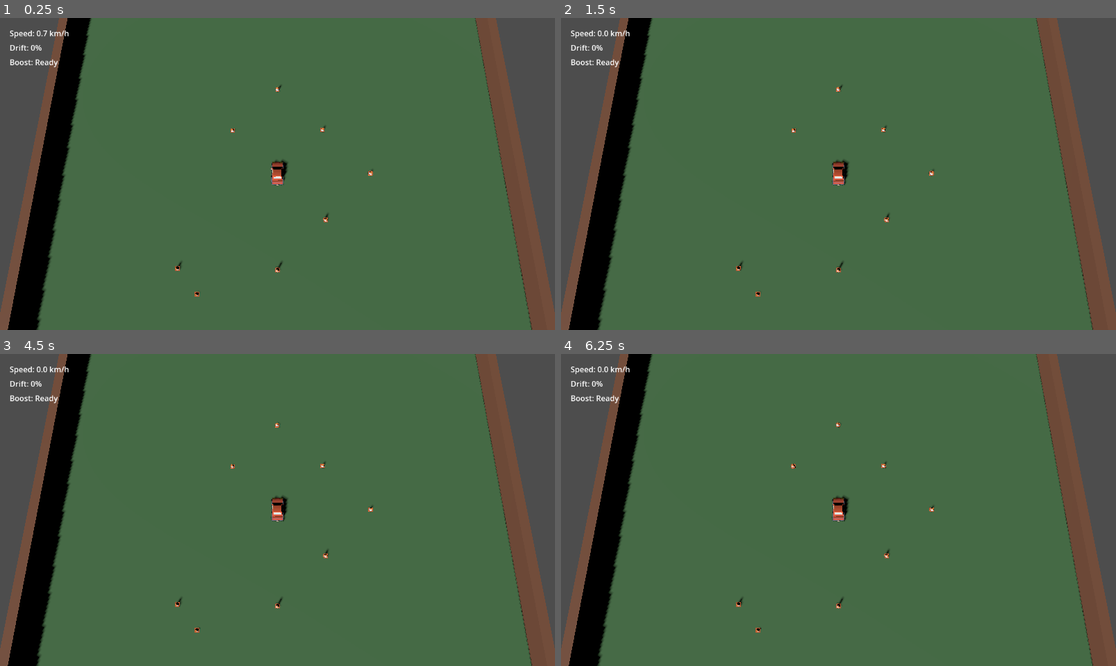
Above: before the commit, frames 1-4 (two rows, left to right).
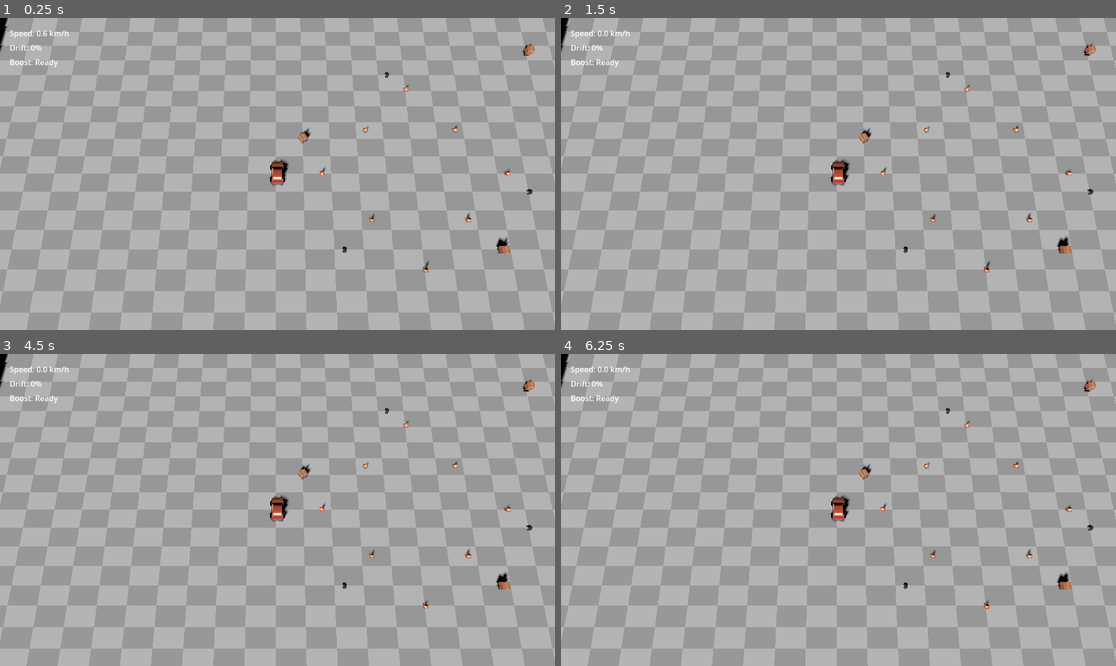
Above: after the commit, the same moments.

Repository: szabadkai/microDrift
Game: Godot game, scene res://scenes/test_track.tscn
The game is run twice, just before and just after one commit, with the same random seed, the same clock (stepped at 60 frames per second) and the same inputs. This scene is started directly instead of the project's main scene.
Inputs:
- Up to frame 1 (0.25 s): no input
- Up to frame 2 (1.5 s): tap Enter at 0.5 s; tap Space at 1.25 s
- Up to frame 3 (4.5 s): tap Enter at 2, 3.5 s; tap Space at 2.75, 4.25 s
- Up to frame 4 (6.25 s): no input

The runs differ from the first frame. In frame 1, 100% of the frame differs, in the area x 0-100%, y 0-100%; in frame 2, 100%; in frame 3, 100%; in frame 4, 100%.

Commit message:
track and car adjustments

Diff:
--- a/scenes/test_track.tscn
+++ b/scenes/test_track.tscn
@@ -4,17 +4,36 @@
 [ext_resource type="Script" uid="uid://2tih30gdg6mv" path="res://scripts/test_track.gd" id="2_test_track"]
 [ext_resource type="Script" uid="uid://clisknmj5tm3i" path="res://scripts/follow_camera.gd" id="3_follow_camera"]
 [ext_resource type="PackedScene" uid="uid://do6ofabo7hlhv" path="res://kenney_car-kit/Models/GLB format/cone.glb" id="4_cone"]
-
-[sub_resource type="StandardMaterial3D" id="StandardMaterial3D_ground"]
-albedo_color = Color(0.35, 0.55, 0.35, 1)
-roughness = 0.9
+[ext_resource type="PackedScene" uid="uid://c5xxx" path="res://kenney_car-kit/Models/GLB format/box.glb" id="5_box"]
+[ext_resource type="PackedScene" uid="uid://d6xxx" path="res://kenney_car-kit/Models/GLB format/debris-tire.glb" id="6_tire"]
+
+[sub_resource type="Shader" id="Shader_checker"]
+code = "shader_type spatial;
+
+uniform vec3 color_a : source_color = vec3(0.9, 0.9, 0.9);
+uniform vec3 color_b : source_color = vec3(0.7, 0.7, 0.7);
+uniform float uv_scale = 50.0;
+
+void fragment() {
+	vec2 uv = UV * uv_scale;
+	float checker = mod(floor(uv.x) + floor(uv.y), 2.0);
+	ALBEDO = mix(color_a, color_b, checker);
+	ROUGHNESS = 0.8;
+}"
+
+[sub_resource type="ShaderMaterial" id="ShaderMaterial_checker"]
+render_priority = 0
+shader = SubResource("Shader_checker")
+shader_parameter/color_a = Color(0.95, 0.95, 0.95, 1)
+shader_parameter/color_b = Color(0.8, 0.8, 0.8, 1)
+shader_parameter/uv_scale = 100.0
 
 [sub_resource type="BoxMesh" id="BoxMesh_ground"]
-material = SubResource("StandardMaterial3D_ground")
-size = Vector3(50, 0.5, 50)
+material = SubResource("ShaderMaterial_checker")
+size = Vector3(100, 0.5, 100)
 
 [sub_resource type="BoxShape3D" id="BoxShape3D_ground"]
-size = Vector3(50, 0.5, 50)
+size = Vector3(100, 0.5, 100)
 
 [sub_resource type="StandardMaterial3D" id="StandardMaterial3D_wall"]
 albedo_color = Color(0.6, 0.4, 0.3, 1)
@@ -22,15 +41,23 @@
 
 [sub_resource type="BoxMesh" id="BoxMesh_wall"]
 material = SubResource("StandardMaterial3D_wall")
-size = Vector3(50, 2, 1)
+size = Vector3(100, 2, 1)
 
 [sub_resource type="BoxShape3D" id="BoxShape3D_wall"]
-size = Vector3(50, 2, 1)
+size = Vector3(100, 2, 1)
 
 [sub_resource type="CylinderShape3D" id="CylinderShape3D_cone"]
 height = 0.4
 radius = 0.15
 
+[sub_resource type="BoxShape3D" id="BoxShape3D_box"]
+size = Vector3(0.5, 0.5, 0.5)
+
+[sub_resource type="CylinderShape3D" id="CylinderShape3D_tire"]
+height = 0.2
+radius = 0.35
+
+
 [node name="TestTrack" type="Node3D"]
 script = ExtResource("2_test_track")
 
@@ -45,7 +72,7 @@
 shape = SubResource("BoxShape3D_ground")
 
 [node name="WallNorth" type="StaticBody3D" parent="."]
-transform = Transform3D(1, 0, 0, 0, 1, 0, 0, 0, 1, 0, 1, -25)
+transform = Transform3D(1, 0, 0, 0, 1, 0, 0, 0, 1, 0, 1, -50)
 
 [node name="Mesh" type="MeshInstance3D" parent="WallNorth"]
 mesh = SubResource("BoxMesh_wall")
@@ -54,7 +81,7 @@
 shape = SubResource("BoxShape3D_wall")
 
 [node name="WallSouth" type="StaticBody3D" parent="."]
-transform = Transform3D(1, 0, 0, 0, 1, 0, 0, 0, 1, 0, 1, 25)
+transform = Transform3D(1, 0, 0, 0, 1, 0, 0, 0, 1, 0, 1, 50)
 
 [node name="Mesh" type="MeshInstance3D" parent="WallSouth"]
 mesh = SubResource("BoxMesh_wall")
@@ -63,7 +90,7 @@
 shape = SubResource("BoxShape3D_wall")
 
 [node name="WallEast" type="StaticBody3D" parent="."]
-transform = Transform3D(0, 0, 1, 0, 1, 0, -1, 0, 0, 25, 1, 0)
+transform = Transform3D(0, 0, 1, 0, 1, 0, -1, 0, 0, 50, 1, 0)
 
 [node name="Mesh" type="MeshInstance3D" parent="WallEast"]
 mesh = SubResource("BoxMesh_wall")
@@ -72,7 +99,7 @@
 shape = SubResource("BoxShape3D_wall")
 
 [node name="WallWest" type="StaticBody3D" parent="."]
-transform = Transform3D(0, 0, 1, 0, 1, 0, -1, 0, 0, -25, 1, 0)
+transform = Transform3D(0, 0, 1, 0, 1, 0, -1, 0, 0, -50, 1, 0)
 
 [node name="Mesh" type="MeshInstance3D" parent="WallWest"]
 mesh = SubResource("BoxMesh_wall")
@@ -81,86 +108,145 @@
 shape = SubResource("BoxShape3D_wall")
 
 [node name="Player1Car" parent="." instance=ExtResource("1_drift_car")]
-transform = Transform3D(1, 0, 0, 0, 1, 0, 0, 0, 1, 0, -0.07272625, 0)
-
-[node name="Cones" type="Node3D" parent="."]
-
-[node name="Cone1" type="RigidBody3D" parent="Cones"]
-transform = Transform3D(1, 0, 0, 0, 1, 0, 0, 0, 1, 5, 0.2, 5)
-mass = 0.5
-
-[node name="Model" parent="Cones/Cone1" instance=ExtResource("4_cone")]
-
-[node name="Collision" type="CollisionShape3D" parent="Cones/Cone1"]
-shape = SubResource("CylinderShape3D_cone")
-
-[node name="Cone2" type="RigidBody3D" parent="Cones"]
-transform = Transform3D(1, 0, 0, 0, 1, 0, 0, 0, 1, -5, 0.2, 5)
-mass = 0.5
-
-[node name="Model" parent="Cones/Cone2" instance=ExtResource("4_cone")]
+transform = Transform3D(1, 0, 0, 0, 1, 0, 0, 0, 1, -14.81342, -0.043926418, 0)
+mass = 30.0
+center_of_mass = Vector3(0, -0.2, 0)
+
+[node name="Obstacles" type="Node3D" parent="."]
+
+[node name="Cone1" type="RigidBody3D" parent="Obstacles"]
+transform = Transform3D(1, 0, 0, 0, 1, 0, 0, 0, 1, 5, 0.3, 5)
+mass = 2.0
+
+[node name="Model" parent="Obstacles/Cone1" instance=ExtResource("4_cone")]
+
+[node name="Collision" type="CollisionShape3D" parent="Obstacles/Cone1"]
+shape = SubResource("CylinderShape3D_cone")
+
+[node name="Cone2" type="RigidBody3D" parent="Obstacles"]
+transform = Transform3D(1, 0, 0, 0, 1, 0, 0, 0, 1, -5, 0.3, 5)
+mass = 2.0
+
+[node name="Model" parent="Obstacles/Cone2" instance=ExtResource("4_cone")]
 physics_interpolation_mode = 1
-transform = Transform3D(1, 0, 0, 0, 1, 0, 0, 0, 1, -2.9438362, -0.21850725, 7.2832565)
-
-[node name="Collision" type="CollisionShape3D" parent="Cones/Cone2"]
-transform = Transform3D(1, 0, 0, 0, 1, 0, 0, 0, 1, -10.441574, 0, 5.3127766)
-shape = SubResource("CylinderShape3D_cone")
-
-[node name="Cone3" type="RigidBody3D" parent="Cones"]
-transform = Transform3D(1, 0, 0, 0, 1, 0, 0, 0, 1, 5, 0.2, -5)
-mass = 0.5
-
-[node name="Model" parent="Cones/Cone3" instance=ExtResource("4_cone")]
-
-[node name="Collision" type="CollisionShape3D" parent="Cones/Cone3"]
-shape = SubResource("CylinderShape3D_cone")
-
-[node name="Cone4" type="RigidBody3D" parent="Cones"]
-transform = Transform3D(1, 0, 0, 0, 1, 0, 0, 0, 1, -5, 0.2, -5)
-mass = 0.5
-
-[node name="Model" parent="Cones/Cone4" instance=ExtResource("4_cone")]
-transform = Transform3D(1, 0, 0, 0, 1, 0, 0, 0, 1, 0, -0.19526243, 0)
-
-[node name="Collision" type="CollisionShape3D" parent="Cones/Cone4"]
-shape = SubResource("CylinderShape3D_cone")
-
-[node name="Cone5" type="RigidBody3D" parent="Cones"]
-transform = Transform3D(1, 0, 0, 0, 1, 0, 0, 0, 1, 10, 0.2, 0)
-mass = 0.5
-
-[node name="Model" parent="Cones/Cone5" instance=ExtResource("4_cone")]
-
-[node name="Collision" type="CollisionShape3D" parent="Cones/Cone5"]
-shape = SubResource("CylinderShape3D_cone")
-
-[node name="Cone6" type="RigidBody3D" parent="Cones"]
-transform = Transform3D(1, 0, 0, 0, 1, 0, 0, 0, 1, -10, 0.2, 0)
-mass = 0.5
-
-[node name="Model" parent="Cones/Cone6" instance=ExtResource("4_cone")]
-transform = Transform3D(1, 0, 0, 0, 1, 0, 0, 0, 1, 0, 0, 9.824294)
-
-[node name="Collision" type="CollisionShape3D" parent="Cones/Cone6"]
-shape = SubResource("CylinderShape3D_cone")
-
-[node name="Cone7" type="RigidBody3D" parent="Cones"]
-transform = Transform3D(1, 0, 0, 0, 1, 0, 0, 0, 1, 0, 0.2, 10)
-mass = 0.5
-
-[node name="Model" parent="Cones/Cone7" instance=ExtResource("4_cone")]
-
-[node name="Collision" type="CollisionShape3D" parent="Cones/Cone7"]
-shape = SubResource("CylinderShape3D_cone")
-
-[node name="Cone8" type="RigidBody3D" parent="Cones"]
-transform = Transform3D(1, 0, 0, 0, 1, 0, 0, 0, 1, 0, 0.2, -10)
-mass = 0.5
-
-[node name="Model" parent="Cones/Cone8" instance=ExtResource("4_cone")]
-
-[node name="Collision" type="CollisionShape3D" parent="Cones/Cone8"]
-shape = SubResource("CylinderShape3D_cone")
+
+
+[node name="Collision" type="CollisionShape3D" parent="Obstacles/Cone2"]
+
+shape = SubResource("CylinderShape3D_cone")
+
+[node name="Cone3" type="RigidBody3D" parent="Obstacles"]
+transform = Transform3D(1, 0, 0, 0, 1, 0, 0, 0, 1, 5, 0.3, -5)
+mass = 2.0
+
+[node name="Model" parent="Obstacles/Cone3" instance=ExtResource("4_cone")]
+
+[node name="Collision" type="CollisionShape3D" parent="Obstacles/Cone3"]
+shape = SubResource("CylinderShape3D_cone")
+
+[node name="Cone4" type="RigidBody3D" parent="Obstacles"]
+transform = Transform3D(1, 0, 0, 0, 1, 0, 0, 0, 1, -5, 0.3, -5)
+mass = 2.0
+
+[node name="Model" parent="Obstacles/Cone4" instance=ExtResource("4_cone")]
+
+
+[node name="Collision" type="CollisionShape3D" parent="Obstacles/Cone4"]
+shape = SubResource("CylinderShape3D_cone")
+
+[node name="Cone5" type="RigidBody3D" parent="Obstacles"]
+transform = Transform3D(1, 0, 0, 0, 1, 0, 0, 0, 1, 10, 0.3, 0)
+mass = 2.0
+
+[node name="Model" parent="Obstacles/Cone5" instance=ExtResource("4_cone")]
+
+[node name="Collision" type="CollisionShape3D" parent="Obstacles/Cone5"]
+shape = SubResource("CylinderShape3D_cone")
+
+[node name="Cone6" type="RigidBody3D" parent="Obstacles"]
+transform = Transform3D(1, 0, 0, 0, 1, 0, 0, 0, 1, -10, 0.3, 0)
+mass = 2.0
+
+[node name="Model" parent="Obstacles/Cone6" instance=ExtResource("4_cone")]
+
+
+[node name="Collision" type="CollisionShape3D" parent="Obstacles/Cone6"]
+shape = SubResource("CylinderShape3D_cone")
+
+[node name="Cone7" type="RigidBody3D" parent="Obstacles"]
+transform = Transform3D(1, 0, 0, 0, 1, 0, 0, 0, 1, 0, 0.3, 10)
+mass = 2.0
+
+[node name="Model" parent="Obstacles/Cone7" instance=ExtResource("4_cone")]
+
+[node name="Collision" type="CollisionShape3D" parent="Obstacles/Cone7"]
+shape = SubResource("CylinderShape3D_cone")
+
+[node name="Cone8" type="RigidBody3D" parent="Obstacles"]
+transform = Transform3D(1, 0, 0, 0, 1, 0, 0, 0, 1, 0, 0.3, -10)
+mass = 2.0
+
+[node name="Model" parent="Obstacles/Cone8" instance=ExtResource("4_cone")]
+
+[node name="Collision" type="CollisionShape3D" parent="Obstacles/Cone8"]
+shape = SubResource("CylinderShape3D_cone")
+
+[node name="Box1" type="RigidBody3D" parent="Obstacles"]
+transform = Transform3D(1, 0, 0, 0, 1, 0, 0, 0, 1, 8, 0.5, 8)
+mass = 2.0
+
+[node name="Model" parent="Obstacles/Box1" instance=ExtResource("5_box")]
+
+[node name="Collision" type="CollisionShape3D" parent="Obstacles/Box1"]
+shape = SubResource("BoxShape3D_box")
+
+[node name="Box2" type="RigidBody3D" parent="Obstacles"]
+transform = Transform3D(0.866, 0, 0.5, 0, 1, 0, -0.5, 0, 0.866, -12, 0.5, -4)
+mass = 2.0
+
+[node name="Model" parent="Obstacles/Box2" instance=ExtResource("5_box")]
+
+[node name="Collision" type="CollisionShape3D" parent="Obstacles/Box2"]
+shape = SubResource("BoxShape3D_box")
+
+[node name="Box3" type="RigidBody3D" parent="Obstacles"]
+transform = Transform3D(1, 0, 0, 0, 1, 0, 0, 0, 1, 15, 0.5, -15)
+mass = 2.0
+
+[node name="Model" parent="Obstacles/Box3" instance=ExtResource("5_box")]
+
+[node name="Collision" type="CollisionShape3D" parent="Obstacles/Box3"]
+shape = SubResource("BoxShape3D_box")
+
+[node name="Tire1" type="RigidBody3D" parent="Obstacles"]
+transform = Transform3D(1, 0, 0, 0, -4.37114e-08, -1, 0, 1, -4.37114e-08, -8, 0.3, 8)
+mass = 2.0
+
+[node name="Model" parent="Obstacles/Tire1" instance=ExtResource("6_tire")]
+
+[node name="Collision" type="CollisionShape3D" parent="Obstacles/Tire1"]
+transform = Transform3D(1, 0, 0, 0, -4.37114e-08, -1, 0, 1, -4.37114e-08, 0, 0, 0)
+shape = SubResource("CylinderShape3D_tire")
+
+[node name="Tire2" type="RigidBody3D" parent="Obstacles"]
+transform = Transform3D(1, 0, 0, 0, -4.37114e-08, -1, 0, 1, -4.37114e-08, 12, 0.3, 2)
+mass = 2.0
+
+[node name="Model" parent="Obstacles/Tire2" instance=ExtResource("6_tire")]
+
+[node name="Collision" type="CollisionShape3D" parent="Obstacles/Tire2"]
+transform = Transform3D(1, 0, 0, 0, -4.37114e-08, -1, 0, 1, -4.37114e-08, 0, 0, 0)
+shape = SubResource("CylinderShape3D_tire")
+
+[node name="Tire3" type="RigidBody3D" parent="Obstacles"]
+transform = Transform3D(1, 0, 0, 0, -4.37114e-08, -1, 0, 1, -4.37114e-08, -2, 0.3, -12)
+mass = 2.0
+
+[node name="Model" parent="Obstacles/Tire3" instance=ExtResource("6_tire")]
+
+[node name="Collision" type="CollisionShape3D" parent="Obstacles/Tire3"]
+transform = Transform3D(1, 0, 0, 0, -4.37114e-08, -1, 0, 1, -4.37114e-08, 0, 0, 0)
+shape = SubResource("CylinderShape3D_tire")
 
 [node name="Camera3D" type="Camera3D" parent="."]
 transform = Transform3D(1, 0, 0, 0, 0.5, 0.866025, 0, -0.866025, 0.5, 0, 20, 15)
--- a/scenes/vehicles/drift_car.tscn
+++ b/scenes/vehicles/drift_car.tscn
@@ -1,10 +1,11 @@
-[gd_scene load_steps=4 format=3 uid="uid://c8qxqkj5xnvfl"]
+[gd_scene load_steps=5 format=3 uid="uid://c8qxqkj5xnvfl"]
 
 [ext_resource type="Script" uid="uid://bk52o556yqt5t" path="res://scripts/vehicles/drift_car.gd" id="1_drift_car"]
 [ext_resource type="PackedScene" uid="uid://n6xydlbid384" path="res://kenney_car-kit/Models/GLB format/sedan-sports.glb" id="2_sedan_sports"]
+[ext_resource type="PackedScene" uid="uid://cvt85b4cr8eee" path="res://kenney_car-kit/Models/GLB format/wheel-racing.glb" id="3_wheel_racing"]
 
 [sub_resource type="BoxShape3D" id="BoxShape3D_body"]
-size = Vector3(1.2786133, 0.63735354, 2.5666993)
+size = Vector3(1.3, 0.6, 2.6)
 
 [node name="DriftCar" type="VehicleBody3D"]
 mass = 150.0
@@ -13,56 +14,67 @@
 script = ExtResource("1_drift_car")
 
 [node name="CollisionShape3D" type="CollisionShape3D" parent="."]
-transform = Transform3D(1, 0, 0, 0, 1, 0, 0, 0, 1, -0.00034175813, 0.49936503, 0.09067392)
+transform = Transform3D(1, 0, 0, 0, 1, 0, 0, 0, 1, 0, 0.5, 0)
 shape = SubResource("BoxShape3D_body")
 
 [node name="CarModel" parent="." instance=ExtResource("2_sedan_sports")]
-transform = Transform3D(-1, 0, -8.742278e-08, 0, 1, 0, 8.742278e-08, 0, -1, 0, 0, 0)
+transform = Transform3D(-1, 0, -8.74228e-08, 0, 1, 0, 8.74228e-08, 0, -1, 0, 0, 0)
 
 [node name="FrontLeftWheel" type="VehicleWheel3D" parent="."]
-transform = Transform3D(1, 0, 0, 0, 1, 0, 0, 0, 1, -0.6065728, 0.2980025, -0.65662163)
+transform = Transform3D(1, 0, 0, 0, 1, 0, 0, 0, 1, -0.6, 0.3, -0.66)
 use_as_steering = true
 wheel_radius = 0.3
 wheel_rest_length = 0.08
 wheel_friction_slip = 3.5
-suspension_travel = 0.10
-suspension_stiffness = 50.0
+suspension_travel = 0.1
+suspension_stiffness = 100.0
 suspension_max_force = 10000.0
-damping_compression = 4.0
-damping_relaxation = 5.0
+damping_compression = 8.0
+damping_relaxation = 9.0
+
+[node name="Visual" parent="FrontLeftWheel" instance=ExtResource("3_wheel_racing")]
+transform = Transform3D(-1, 0, -8.742278e-08, 0, 1, 0, 8.742278e-08, 0, -1, 0.051781178, 0, 0)
 
 [node name="FrontRightWheel" type="VehicleWheel3D" parent="."]
-transform = Transform3D(1, 0, 0, 0, 1, 0, 0, 0, 1, 0.59920126, 0.3095627, -0.67466456)
+transform = Transform3D(1, 0, 0, 0, 1, 0, 0, 0, 1, 0.6, 0.3, -0.66)
 use_as_steering = true
 wheel_radius = 0.3
 wheel_rest_length = 0.08
 wheel_friction_slip = 3.5
-suspension_travel = 0.10
-suspension_stiffness = 50.0
+suspension_travel = 0.1
+suspension_stiffness = 100.0
 suspension_max_force = 10000.0
-damping_compression = 4.0
-damping_relaxation = 5.0
+damping_compression = 8.0
+damping_relaxation = 9.0
+
+[node name="Visual" parent="FrontRightWheel" instance=ExtResource("3_wheel_racing")]
+transform = Transform3D(1, 0, 0, 0, 1, 0, 0, 0, 1, -0.046145916, 0, 0)
 
 [node name="RearLeftWheel" type="VehicleWheel3D" parent="."]
-transform = Transform3D(1, 0, 0, 0, 1, 0, 0, 0, 1, -0.44888854, 0.28828794, 0.6618045)
+transform = Transform3D(1, 0, 0, 0, 1, 0, 0, 0, 1, -0.6, 0.3, 0.66)
 use_as_traction = true
 wheel_radius = 0.3
 wheel_rest_length = 0.08
 wheel_friction_slip = 3.5
-suspension_travel = 0.10
-suspension_stiffness = 50.0
+suspension_travel = 0.1
+suspension_stiffness = 100.0
 suspension_max_force = 10000.0
-damping_compression = 4.0
-damping_relaxation = 5.0
+damping_compression = 8.0
+damping_relaxation = 9.0
+
+[node name="Visual" parent="RearLeftWheel" instance=ExtResource("3_wheel_racing")]
+transform = Transform3D(-1, 0, -8.742278e-08, 0, 1, 0, 8.742278e-08, 0, -1, 0, 0, 0)
 
 [node name="RearRightWheel" type="VehicleWheel3D" parent="."]
-transform = Transform3D(1, 0, 0, 0, 1, 0, 0, 0, 1, 0.4358166, 0.29537943, 0.6520397)
+transform = Transform3D(1, 0, 0, 0, 1, 0, 0, 0, 1, 0.6, 0.3, 0.66)
 use_as_traction = true
 wheel_radius = 0.3
 wheel_rest_length = 0.08
 wheel_friction_slip = 3.5
-suspension_travel = 0.2
+suspension_travel = 0.1
 suspension_stiffness = 100.0
-suspension_max_force = 3000.0
-damping_compression = 4.0
-damping_relaxation = 5.0
+suspension_max_force = 10000.0
+damping_compression = 8.0
+damping_relaxation = 9.0
+
+[node name="Visual" parent="RearRightWheel" instance=ExtResource("3_wheel_racing")]
--- a/scripts/vehicles/drift_car.gd
+++ b/scripts/vehicles/drift_car.gd
@@ -9,10 +9,10 @@
 
 # Physics tuning - Arcade style
 @export_group("Speed")
-@export var max_speed: float = 30.0  # m/s - higher top speed
-@export var engine_power: float = 3000.0  # balanced acceleration
+@export var max_speed: float = 10.0  # m/s - reduced top speed
+@export var engine_power: float = 200.0  # reduced acceleration for better control
 @export var brake_power: float = 1500.0  # responsive braking
-@export var reverse_power: float = 1500.0  # snappy reverse
+@export var reverse_power: float = 100.0  # snappy reverse
 
 @export_group("Steering")
 @export var max_steer_angle: float = 0.6  # radians - tighter turns
Not shown, added: .legacy/drift_car.tscn
